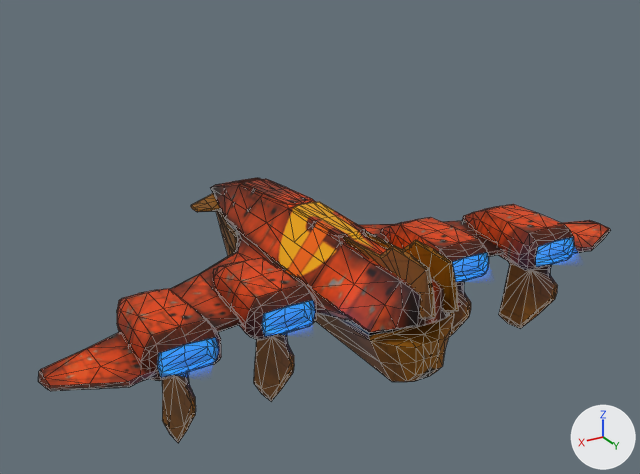
The glTF model gfx/ship3d/Goddard/goddard_dvaered.gltf, before and after one commit.
Camera for both pictures: a 50 mm lens placed at (19.8, 32.2, 17.5), pointed at (-0.2, -1.2, 0.8). Arrows for +X, +Y and +Z are at lower right; the lights stay in place. Mesh edges are drawn as thin lines. Where no turn or scale is listed for an object, it has been applied to the vertices.

The first picture shows 'base_glow'.
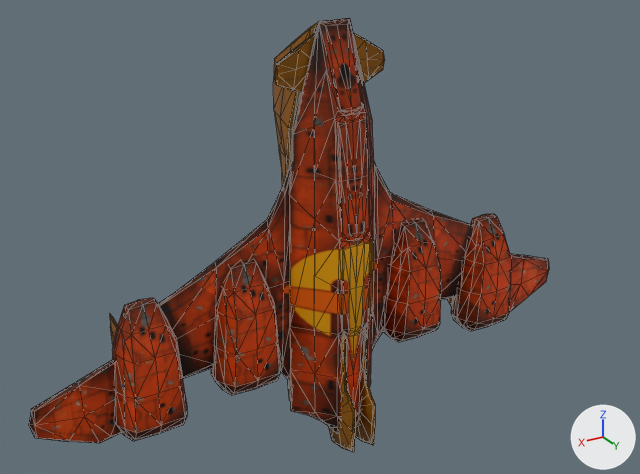
Scene script edits in JSON lines:
```json
{"op": "add", "block": "mat_base", "code": ["mat_base = principled_material('base')", "mat_base.texture = img_goddard_dvaered", "mat_base.metallic = 0.5"]}
{"op": "add", "block": "me_base_1", "code": ["me_base_1 = bpy.data.meshes.new('base')", "me_base_1.from_pydata(...)  # 1326 vertices, 2562 faces; spans x -14.4..14.4, y -4.5..3.5, z -8.8..11.5", "me_base_1.materials.append(mat_base)  # picture img_goddard_dvaered"]}
{"op": "set", "path": "ob_base_glow", "old": "bpy.data.objects.new('base_glow', me_base_001)", "new": "bpy.data.objects.new('base_glow', me_base_1)"}
```

Pixel boxes [x1, y1, x2, y2] of what changed, in the pictures (640 x 474 px):
```json
{"object": "base_glow", "change": "reshaped", "before": [38, 178, 611, 443], "after": [29, 18, 549, 452], "on screen": "9% narrower, 64% taller"}
```
